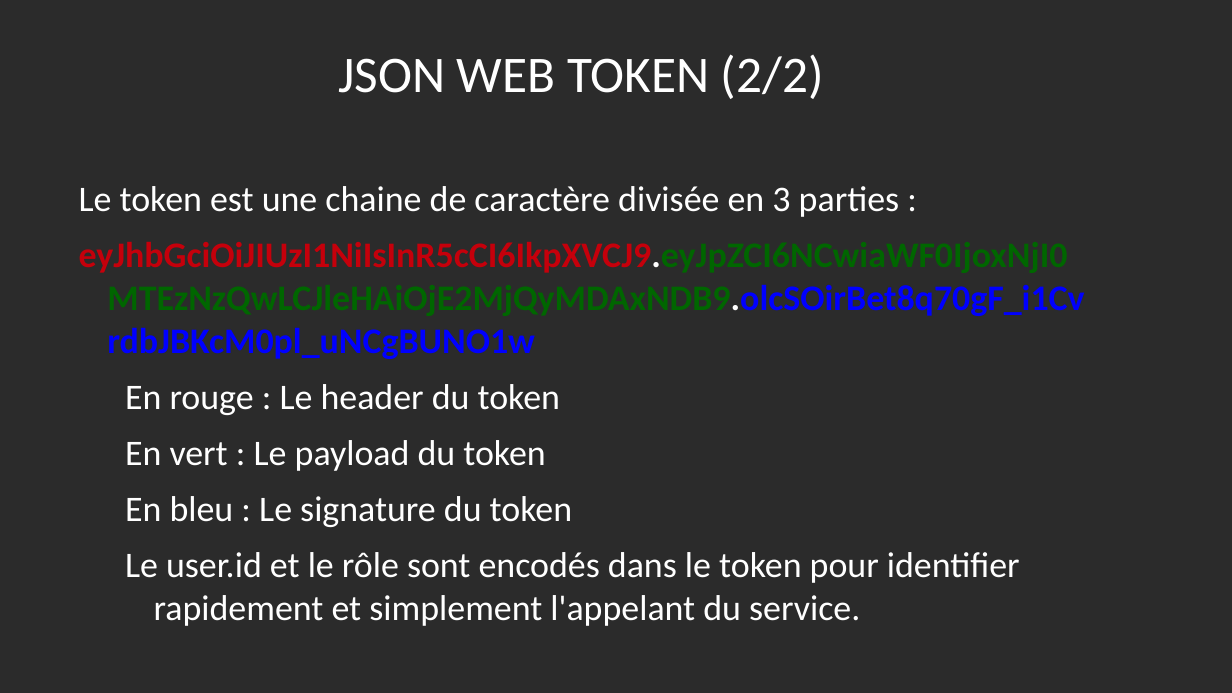
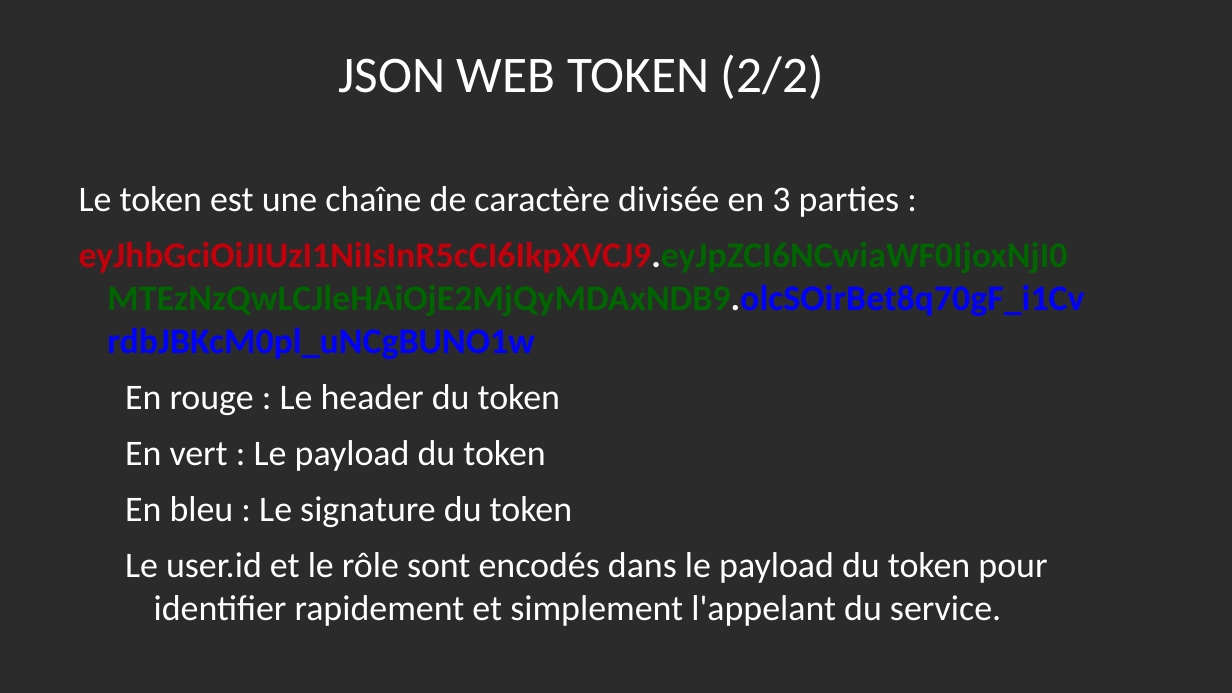
Before and after one commit to Wathil/POECNews, a slide deck: slide 22 of POEC News presentation.odp. Drawn at 1232x693 pixels with LibreOffice and Linux fonts; fonts in the diff are those of the drawing; background and template pictures are left out; a plain dark background stands for a picture behind light text. Boxes give left, top, right and bottom in pixels: in the first picture for what was removed or moved away, otherwise in the second. Text is boxed around its words. In the diff, an @@ line names an element or a change of style, - is before the commit and + after.

```diff
--- a/POEC News presentation.odp
+++ b/POEC News presentation.odp
@@ text at bbox=[79, 186, 899, 217]: text changed @@
-Le token est une chaine de caractère divisée en 3 parties :
+Le token est une chaîne de caractère divisée en 3 parties :
@@ text at bbox=[125, 552, 1047, 626]: text changed @@
-  Le user.id et le rôle sont encodés dans le token pour identifier rapidement et simplement l'appelant du service.
+  Le user.id et le rôle sont encodés dans le payload du token pour identifier rapidement et simplement l'appelant du service.
```
Also in this commit, not shown: 6 other slides changed.
